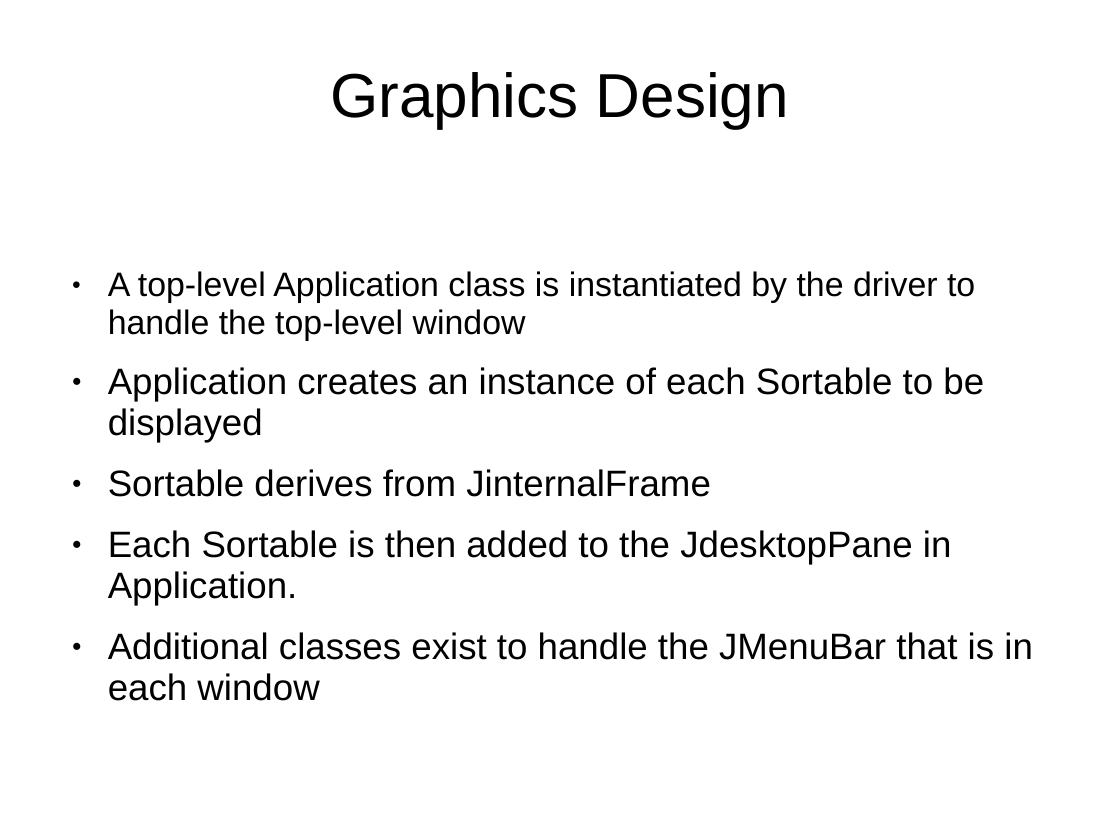
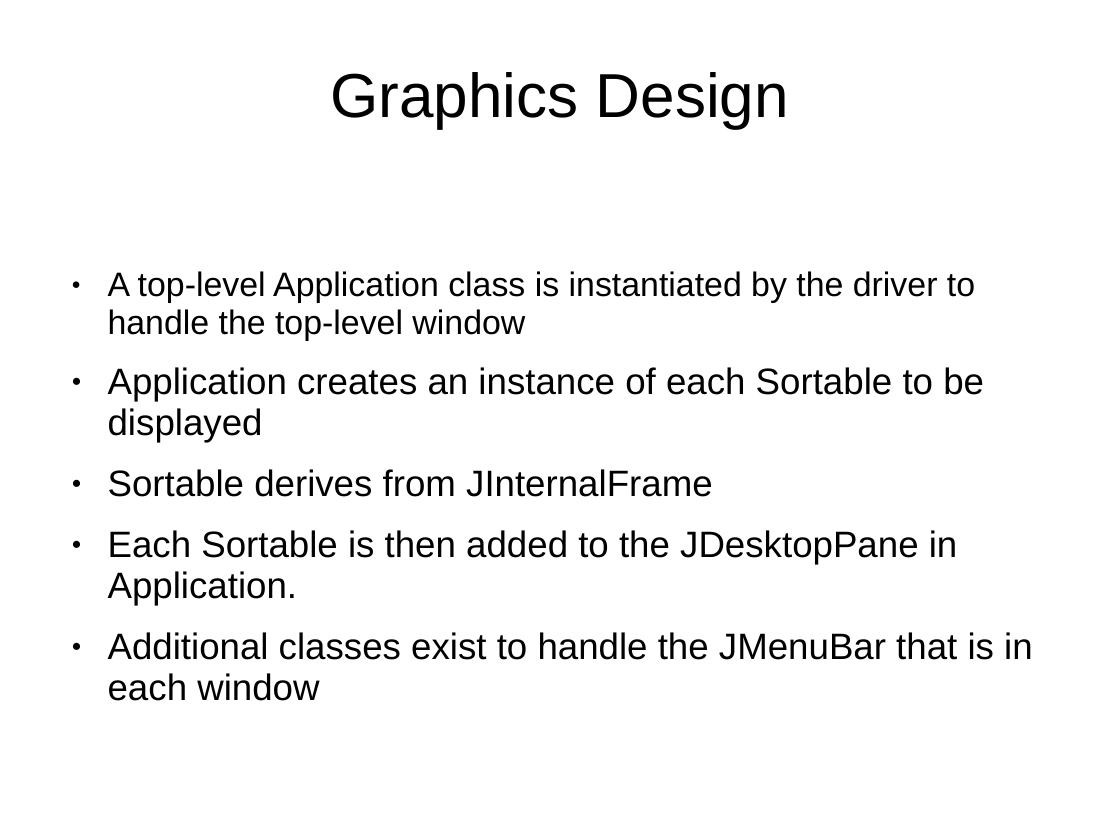
Before and after one commit to arlininger/java_gui_class, a slide deck: slide 5 of CS5405/Project Presentation.ppt (slide 4 before the commit). Drawn at 1120x840 pixels with LibreOffice and Linux fonts; fonts in the diff are those of the drawing; background and template pictures are left out. Boxes give left, top, right and bottom in pixels: in the first picture for what was removed or moved away, otherwise in the second. Text is boxed around its words. In the diff, an @@ line names an element or a change of style, - is before the commit and + after.

```diff
--- a/CS5405/Project Presentation.ppt
+++ b/CS5405/Project Presentation.ppt
@@ text at <box>108,469,958,605</box>: text changed @@
-● Sortable derives from JinternalFrame
-● Each Sortable is then added to the JdesktopPane in Application.
+● Sortable derives from JInternalFrame
+● Each Sortable is then added to the JDesktopPane in Application.
```
Also in this commit, not shown: 2 other slides changed, 1 slide added, 1 other file.
